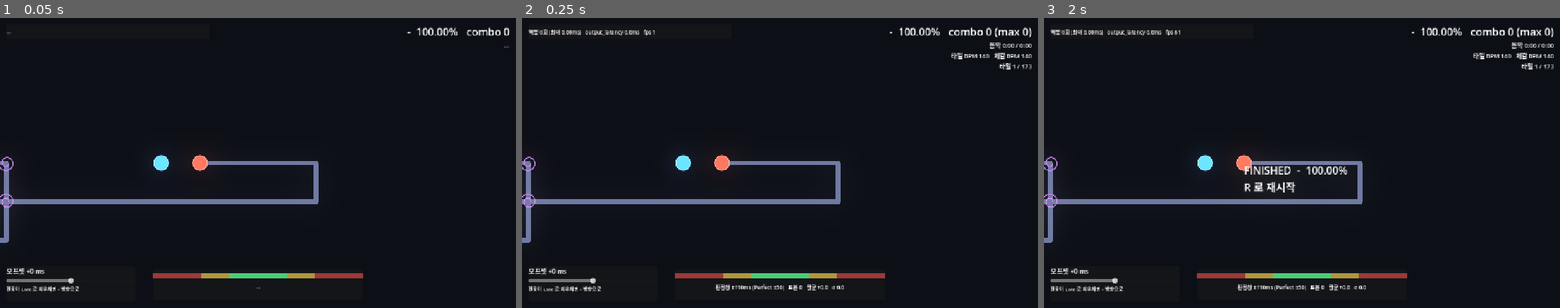
Above: before the commit, frames 1-3 (left to right).
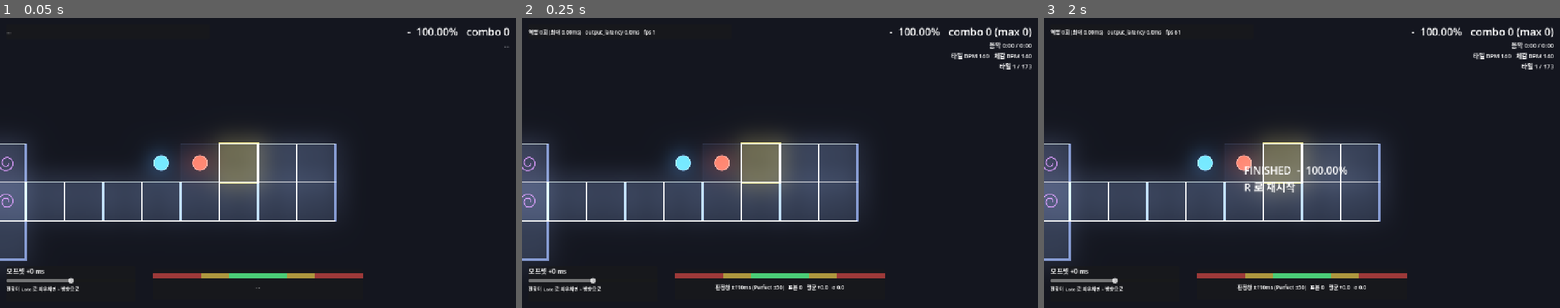
Above: after the commit, the same moments.

Repository: gook-lab/rhythm-godot
Game: Godot game, scene res://scenes/Main.tscn
Two runs of this game, one before a commit and one after it. Both use one fixed random seed, a clock stepped at 60 frames per second and the inputs below. Sound files missing from this copy of the repository are replaced by a short silence.
Inputs (mouse positions are in pixels of both pictures, inside the frame that each line leads up to):
- Up to frame 1 (0.05 s): no input
- Up to frame 2 (0.25 s): no input
- Up to frame 3 (2 s): tap Enter at 0.5 s; move the mouse to (1415, 148) at 0.52 s; tap R at 0.6, 1.35 s; click (1415, 148) at 0.67 s; tap Space at 0.77, 1.52 s; move the mouse to (1198, 177) at 1.27 s; click (1198, 177) at 1.42 s

The runs differ from the first frame. In frame 1, 17% of the frame differs, in the area x 0-67%, y 38-85%; in frame 2, 17%; in frame 3, 17%.

Commit message:
feat: 경로를 낱개 타일로 + 타일 임팩트 + 발광 스타일
## 왜 타일인가 (장식이 아니라 조작 편의)
Line2D 연속 획은 다음에 어디서 밟는지를 눈으로 셀 수 없다.
타일이 나뉘어 있으면 남은 개수가 그대로 남은 박자 수라서
타이밍을 눈으로 준비할 수 있다. 원작이 타일로 그리는 이유가 이것이다.

각 타일 = 한 변이 간격과 같은 정사각형, 나갈 방향으로 회전.
직선 구간은 중심 간격 == 한 변이라 정확히 맞닿는다.

## 채우기가 아니라 윤곽선
처음엔 불투명 회색 타일로 짰는데 원작 스크린샷과 다르다.
원작은 안이 거의 비고(alpha 0.10~0.22) 테두리만 밝다.
테두리 색을 1.0 넘게(HDR) 주면 WorldEnvironment 글로우가 걸려 선이 발광한다.
채우기를 불투명하게 하면 경로가 벽처럼 보인다.

상태별 구분 — '지금 밟아야 할 타일'이 눈에 들어와야 한다:
  지나감 / 앞으로 올 것 / 목표(테두리 HDR 2.2, 굵기 3.5)

## 타일 임팩트
밟은 타일이 판정 색으로 부풀면서 사라진다(0.22초) + 방사 플레어.
커졌다 돌아오는 게 아니라 커지면서 사라져서 잔상처럼 읽힌다.
색이 곧 판정이라 어느 타일을 어떻게 밟았는지가 경로 위에 남는다.

순수 연출이라 프레임 시간으로 감쇠(화면 흔들림과 같은 취급).
활성 임팩트가 없으면 set_process(false) — 174타일을 이유 없이 매 프레임 안 그린다.
커서도 값이 바뀔 때만 redraw.

글로우 강화: intensity 1.1->1.6 · bloom 0.25->0.45 · threshold 0.85->0.75

121 passed / 0 failed · 조작 21/21 PASS · 스모크 PASS (낭비 1.75x 유지)

Diff:
--- a/scenes/Main.tscn
+++ b/scenes/Main.tscn
@@ -7,16 +7,17 @@
 [ext_resource type="Script" path="res://scripts/Score.gd" id="5_score"]
 [ext_resource type="Script" path="res://scripts/TimingBar.gd" id="6_bar"]
 [ext_resource type="Script" path="res://scripts/SpeedMarkers.gd" id="8_mark"]
+[ext_resource type="Script" path="res://scripts/TilePath.gd" id="9_tile"]
 [ext_resource type="Resource" path="res://charts/song140.tres" id="7_chart"]
 
 [sub_resource type="Environment" id="Env_1"]
 background_mode = 3
 glow_enabled = true
-glow_intensity = 1.1
-glow_strength = 1.05
-glow_bloom = 0.25
+glow_intensity = 1.6
+glow_strength = 1.25
+glow_bloom = 0.45
 glow_blend_mode = 1
-glow_hdr_threshold = 0.85
+glow_hdr_threshold = 0.75
 
 [node name="Main" type="Node2D"]
 script = ExtResource("1_main")
@@ -31,13 +32,8 @@
 position_smoothing_enabled = true
 position_smoothing_speed = 10.0
 
-[node name="Path" type="Line2D" parent="World"]
-width = 12.0
-default_color = Color(0.42, 0.46, 0.62, 1)
-joint_mode = 2
-begin_cap_mode = 2
-end_cap_mode = 2
-antialiased = true
+[node name="Path" type="Node2D" parent="World"]
+script = ExtResource("9_tile")
 
 [node name="SpeedMarkers" type="Node2D" parent="World"]
 script = ExtResource("8_mark")
--- a/scripts/Main.gd
+++ b/scripts/Main.gd
@@ -37,7 +37,7 @@
 
 @export var chart: Chart
 
-@onready var _path: Line2D = $World/Path
+@onready var _path: TilePath = $World/Path
 @onready var _markers: SpeedMarkers = $World/SpeedMarkers
 @onready var _camera: Camera2D = $World/Camera2D
 @onready var _planets: PlanetPair = $World/PlanetPair
@@ -116,6 +116,7 @@
 	_popup.text = ""
 	_score.reset()   # 표본(deltas)은 남긴다 — 산포 측정이 세션 단위다
 	_planets.clear_trails()
+	_path.clear_impacts()
 	_configure_orbit(1)
 	_apply_windows(1)
 	_planets.set_orbit_progress(0.0)
@@ -129,9 +130,7 @@
 
 
 func _draw_path() -> void:
-	_path.clear_points()
-	for p in _positions:
-		_path.add_point(p)
+	_path.setup(_positions, chart.angles, TILE_SPACING)
 
 
 ## 렌더: 타일 i 로 가는 공전을 세팅한다. (렌더 커서 _vis 를 따른다)
@@ -203,6 +202,7 @@
 	var span := t1 - t0
 	var u := 0.0 if span <= 0.0 else clampf((t - t0) / span, 0.0, 1.0)
 	_last_u = u
+	_path.set_cursor(vi)
 	_planets.set_orbit_progress(u)
 
 	# 흔들림은 position 이 아니라 offset 으로 준다 —
@@ -293,7 +293,15 @@
 var _prev_combo := 0
 
 
-func _on_judged(v: Judge.Verdict, delta_ms: float, _tile: int) -> void:
+static func _verdict_color(v: Judge.Verdict) -> Color:
+	match v:
+		Judge.Verdict.PERFECT: return Color(0.55, 1.35, 0.80)
+		Judge.Verdict.EARLY_PERFECT, Judge.Verdict.LATE_PERFECT: return Color(0.85, 1.25, 0.55)
+		Judge.Verdict.VERY_EARLY, Judge.Verdict.VERY_LATE: return Color(1.30, 1.05, 0.45)
+		_: return Color(1.35, 0.40, 0.40)
+
+
+func _on_judged(v: Judge.Verdict, delta_ms: float, tile: int) -> void:
 	_prev_combo = _score.combo   # Score 가 아직 갱신 전이라 '직전' 값이다
 	_popup.text = Judge.verdict_name(v)
 	if is_finite(delta_ms):
@@ -301,15 +309,19 @@
 		_timing_bar.push(delta_ms)
 	_popup.position = _positions[mini(_vis, _positions.size() - 1)] + Vector2(-60, -80)
 
+	var vc := _verdict_color(v)
+	# 밟은 타일이 판정 색으로 부풀었다 사라진다. 어느 타일을 어떻게 밟았는지가
+	# 경로 위에 그대로 남아서, 다음 구간을 준비하면서도 직전 결과를 읽을 수 있다.
+	_path.impact(tile, vc)
 	match v:
 		Judge.Verdict.PERFECT:
-			_planets.flash(Color(0.6, 1.0, 0.7))
+			_planets.flash(vc)
 		Judge.Verdict.EARLY_PERFECT, Judge.Verdict.LATE_PERFECT:
-			_planets.flash(Color(0.8, 1.0, 0.6))
+			_planets.flash(vc)
 		Judge.Verdict.VERY_EARLY, Judge.Verdict.VERY_LATE:
-			_planets.flash(Color(1.0, 0.9, 0.5))
+			_planets.flash(vc)
 		_:
-			_planets.flash(Color(1.0, 0.4, 0.4))
+			_planets.flash(vc)
 			# 콤보가 실제로 끊길 때만 흔든다. 이미 끊긴 상태에서 계속 미스하는 건
 			# 잃을 게 없으므로 흔들 이유도 없다. (on_judged 가 먼저 불려서
 			# 여기 도달할 땐 combo 가 이미 0 이므로 직전 값을 쓴다)
--- /dev/null
+++ b/scripts/TilePath.gd
@@ -0,0 +1,144 @@
+class_name TilePath
+extends Node2D
+
+## 경로를 '낱개 타일'로 그린다. Line2D 연속 획을 대체한다.
+##
+## 왜 연속선이 아니라 타일인가:
+##   연속선은 다음에 어디서 밟는지를 눈으로 셀 수 없다. 타일이 나뉘어 있으면
+##   남은 개수가 그대로 남은 박자 수라서 타이밍을 눈으로 준비할 수 있다.
+##   원작이 타일로 그리는 이유가 장식이 아니라 이것이다.
+##
+## 각 타일은 한 변이 간격과 같은 정사각형이고, 그 타일에서 나갈 방향으로 회전한다.
+## 직선 구간에서는 중심 간격 == 한 변이라 타일끼리 정확히 맞닿는다.
+## 꺾이는 데선 안쪽이 겹치고 바깥이 벌어지는데, 원작도 같은 모양이다.
+##
+## 상태별로 다르게 칠한다 — 이게 있어야 '지금 밟아야 할 타일'이 눈에 들어온다:
+##   지나간 타일 / 지금 목표 / 앞으로 올 타일
+
+## 타일은 '채우기'가 아니라 '윤곽선'으로 읽힌다.
+## 원작 스크린샷을 보면 안은 거의 비어 있고 테두리만 밝게 빛난다.
+## 채우기를 불투명하게 하면 경로가 벽처럼 보여서 그 느낌이 안 난다.
+##
+## 색 성분이 1.0 을 넘으면 HDR 이라 WorldEnvironment 의 글로우가 걸린다.
+## 테두리만 1.0 을 넘겨서 선이 발광하고 안은 가라앉게 만든다.
+const FILL_PASSED := Color(0.30, 0.36, 0.55, 0.10)
+const FILL_UPCOMING := Color(0.55, 0.68, 0.95, 0.14)
+const FILL_TARGET := Color(0.95, 0.92, 0.60, 0.22)
+
+const EDGE_PASSED := Color(0.35, 0.42, 0.62, 0.55)
+const EDGE_UPCOMING := Color(1.15, 1.35, 1.90)     # HDR -> 블룸
+const EDGE_TARGET := Color(2.20, 2.00, 1.10)       # 목표는 더 세게
+
+var _positions: PackedVector2Array
+var _angles: PackedFloat32Array
+var _side := 96.0
+var _cursor := 1        # 지금 밟아야 할 타일
+var _last_cursor := -1
+
+## 타일 임팩트. tile -> [남은 세기 0~1, 색]
+## 순수 연출이라 오디오 클럭이 아니라 프레임 시간으로 감쇠시킨다(화면 흔들림과 같은 취급).
+const IMPACT_SEC := 0.22
+const IMPACT_SCALE := 0.34      # 최대로 커지는 비율
+var _impacts := {}
+
+
+func setup(positions: PackedVector2Array, angles: PackedFloat32Array, side: float) -> void:
+	_positions = positions
+	_angles = angles
+	_side = side
+	_last_cursor = -1
+	queue_redraw()
+
+
+## 매 프레임 부르되, 값이 바뀔 때만 다시 그린다.
+## 174개 타일을 60fps 로 재구성할 이유가 없다.
+func set_cursor(i: int) -> void:
+	if i == _last_cursor:
+		return
+	_last_cursor = i
+	_cursor = i
+	queue_redraw()
+
+
+## 타일을 밟았을 때. 판정 색으로 잠깐 부풀었다 가라앉는다.
+func impact(tile: int, col: Color) -> void:
+	if tile < 0 or tile >= _positions.size():
+		return
+	_impacts[tile] = [1.0, col]
+	set_process(true)
+	queue_redraw()
+
+
+func clear_impacts() -> void:
+	_impacts.clear()
+	queue_redraw()
+
+
+func _process(delta: float) -> void:
+	if _impacts.is_empty():
+		set_process(false)
+		return
+	var done: Array = []
+	for t in _impacts:
+		var e: Array = _impacts[t]
+		e[0] -= delta / IMPACT_SEC
+		if e[0] <= 0.0:
+			done.append(t)
+	for t in done:
+		_impacts.erase(t)
+	queue_redraw()
+
+
+func _quad(center: Vector2, deg: float, half: float) -> PackedVector2Array:
+	var a := deg_to_rad(deg)
+	# 화면은 아래가 +y 라 각도의 y 를 뒤집는다(ChartRuntime.tile_positions 와 같은 규약).
+	var u := Vector2(cos(a), -sin(a)) * half     # 진행 방향
+	var v := Vector2(-u.y, u.x)                  # 그 수직
+	return PackedVector2Array([
+		center - u - v, center + u - v, center + u + v, center - u + v,
+	])
+
+
+func _draw() -> void:
+	var n := _positions.size()
+	if n == 0:
+		return
+	var half := _side * 0.5
+
+	# 지나간 타일 -> 앞으로 올 타일 순으로 그려서, 겹치는 부분은 나중 것이 위에 온다.
+	for i in range(n):
+		if i < _cursor:
+			_draw_tile(i, half, FILL_PASSED, EDGE_PASSED, 1.5)
+	for i in range(n - 1, _cursor, -1):
+		_draw_tile(i, half, FILL_UPCOMING, EDGE_UPCOMING, 2.0)
+	# 목표 타일은 맨 위에, 테두리를 더 굵게
+	if _cursor >= 0 and _cursor < n:
+		_draw_tile(_cursor, half, FILL_TARGET, EDGE_TARGET, 3.5)
+
+	# 임팩트는 전부 위에. 부풀었다 가라앉는다.
+	for t in _impacts:
+		var e: Array = _impacts[t]
+		var k: float = clampf(e[0], 0.0, 1.0)
+		var col: Color = e[1]
+		# 커졌다 돌아오는 게 아니라 '커지면서 사라진다' — 잔상처럼 읽힌다.
+		var grow := half * (1.0 + IMPACT_SCALE * (1.0 - k))
+		var deg := _angles[t] if t < _angles.size() else 0.0
+		var q := _quad(_positions[t], deg, grow)
+		draw_colored_polygon(q, Color(col.r, col.g, col.b, 0.30 * k))
+		var outline := q.duplicate()
+		outline.append(q[0])
+		draw_polyline(outline, Color(col.r * 1.6, col.g * 1.6, col.b * 1.6, k), 3.5, true)
+		# 방사 플레어. 원작에서 밟은 자리에 빛이 터지는 그 느낌.
+		var flare := half * (0.5 + 1.6 * (1.0 - k))
+		draw_circle(_positions[t], flare,
+			Color(col.r, col.g, col.b, 0.22 * k * k))
+
+
+func _draw_tile(i: int, half: float, fill: Color, edge: Color, edge_w: float) -> void:
+	# angles[i] 는 타일 i 에서 나갈 방향. 마지막 타일은 그 앞을 따른다.
+	var deg := _angles[i] if i < _angles.size() else _angles[_angles.size() - 1]
+	var q := _quad(_positions[i], deg, half)
+	draw_colored_polygon(q, fill)
+	var outline := q.duplicate()
+	outline.append(q[0])
+	draw_polyline(outline, edge, edge_w, true)
Not shown: 1 places in scenes/Main.tscn that only renumber resources
Not shown, added: scripts/TilePath.gd.uid
Not shown, changed: README.md
